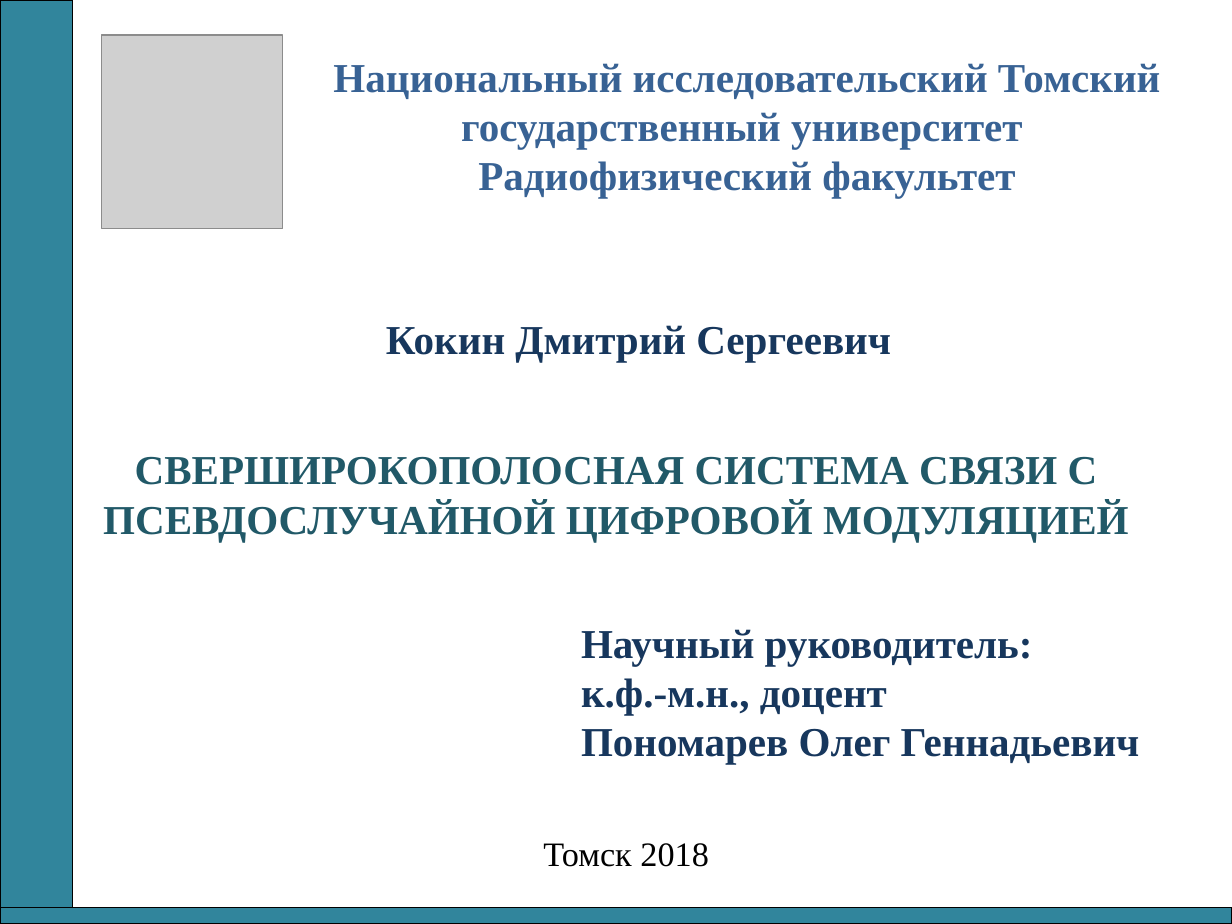
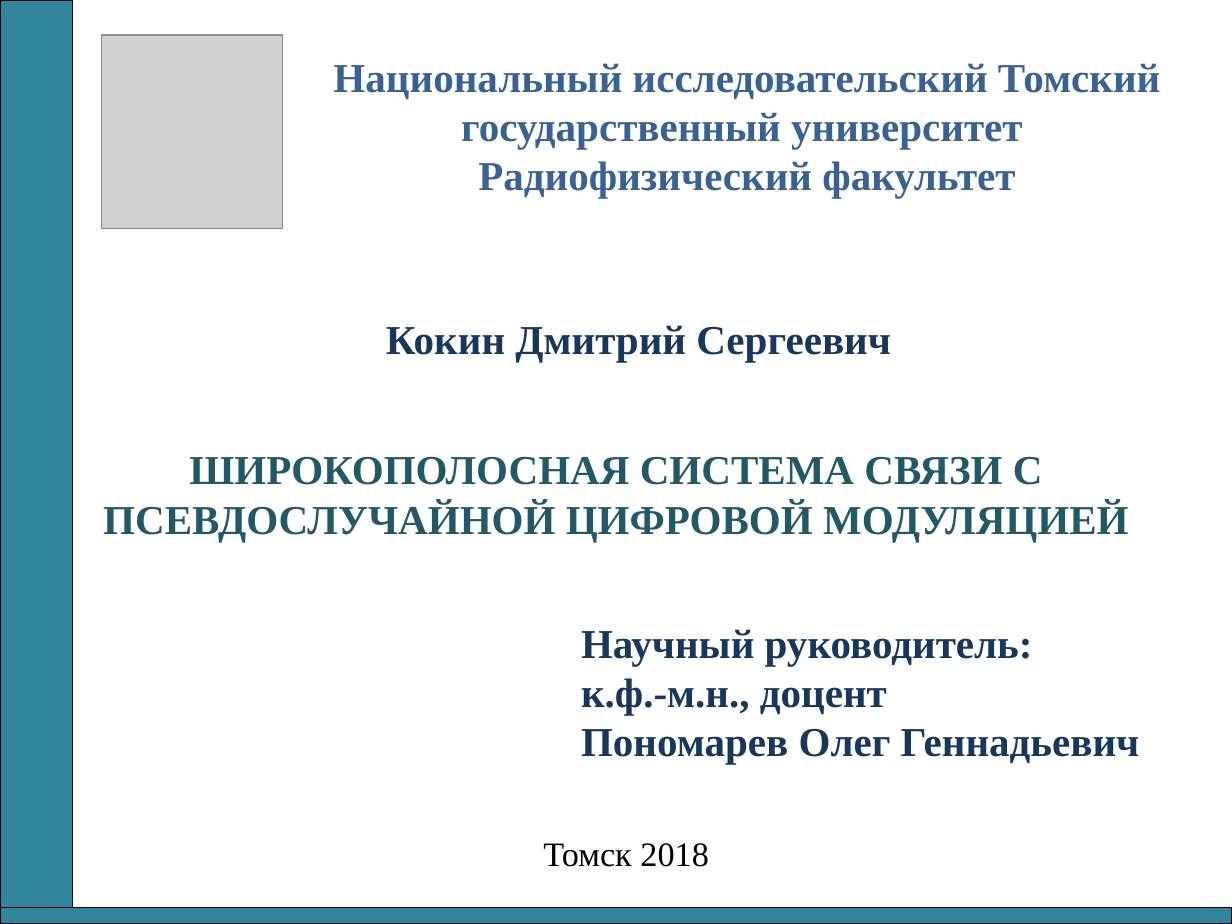
Before and after one commit to nikok94/dissertation, a slide deck: slide 1 of Отчет 3 семестр.ppt. Drawn at 1232x924 pixels with LibreOffice and Linux fonts; fonts in the diff are those of the drawing; grey boxes stand for pictures. Boxes give left, top, right and bottom in pixels: in the first picture for what was removed or moved away, otherwise in the second. Text is boxed around its words. In the diff, an @@ line names an element or a change of style, - is before the commit and + after.

```diff
--- a/Отчет 3 семестр.ppt
+++ b/Отчет 3 семестр.ppt
@@ text at bbox=[103, 457, 1128, 541]: text changed @@
-СВЕРШИРОКОПОЛОСНАЯ СИСТЕМА СВЯЗИ С ПСЕВДОСЛУЧАЙНОЙ ЦИФРОВОЙ МОДУЛЯЦИЕЙ
+ШИРОКОПОЛОСНАЯ СИСТЕМА СВЯЗИ С ПСЕВДОСЛУЧАЙНОЙ ЦИФРОВОЙ МОДУЛЯЦИЕЙ
```
Also in this commit, not shown: 1 other slide changed, 1 slide added, 1 other file.
